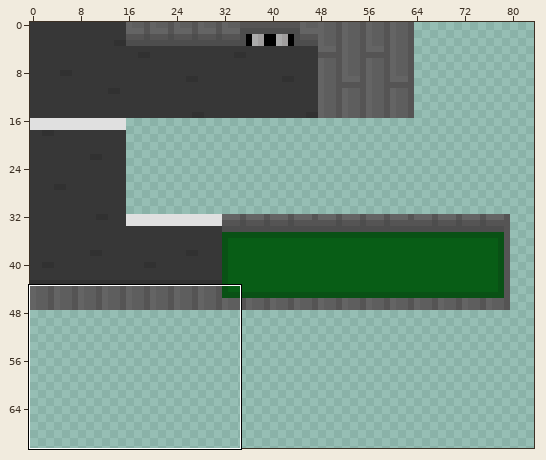
Two versions of one sprite sheet, Assets/tiels/roadTielset.png. Above, an overview of the earlier version with the close-up marked.
Close-up. Before the commit:
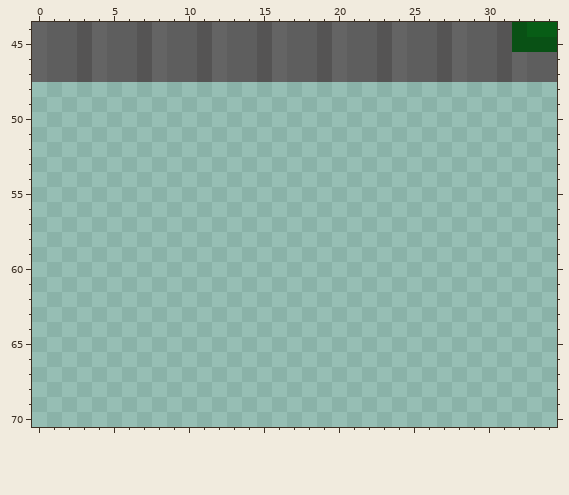
The file is 160x160 pixels. Colours within 5 levels of each other are drawn and written as one. Shown: x 0..34, y 44..70. The wide view leaves out empty margins.
Now the later version:
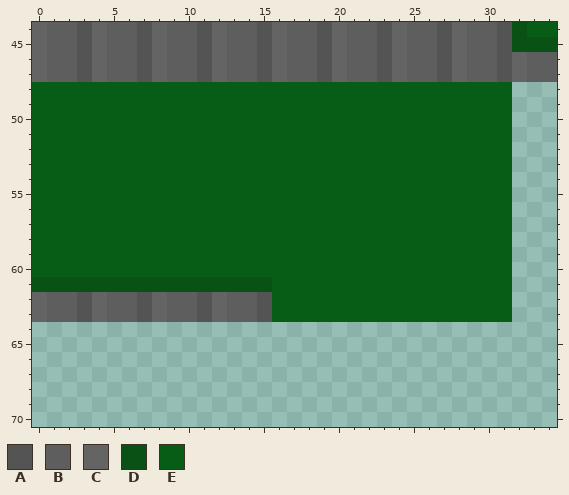
Palette (. is transparent): A #555454  B #5e5e5e  C #646464  D #095115  E #085d16
Edits made:
@@ x 0..34 @@
 47 CBBACBBACBBACBBACBBACBBACBBACBBACBB
-48 ...................................
-49 ...................................
-50 ...................................
-51 ...................................
-52 ...................................
-53 ...................................
-54 ...................................
-55 ...................................
-56 ...................................
-57 ...................................
-58 ...................................
-59 ...................................
-60 ...................................
-61 ...................................
-62 ...................................
-63 ...................................
+48 EEEEEEEEEEEEEEEEEEEEEEEEEEEEEEEE...
+49 EEEEEEEEEEEEEEEEEEEEEEEEEEEEEEEE...
+50 EEEEEEEEEEEEEEEEEEEEEEEEEEEEEEEE...
+51 EEEEEEEEEEEEEEEEEEEEEEEEEEEEEEEE...
+52 EEEEEEEEEEEEEEEEEEEEEEEEEEEEEEEE...
+53 EEEEEEEEEEEEEEEEEEEEEEEEEEEEEEEE...
+54 EEEEEEEEEEEEEEEEEEEEEEEEEEEEEEEE...
+55 EEEEEEEEEEEEEEEEEEEEEEEEEEEEEEEE...
+56 EEEEEEEEEEEEEEEEEEEEEEEEEEEEEEEE...
+57 EEEEEEEEEEEEEEEEEEEEEEEEEEEEEEEE...
+58 EEEEEEEEEEEEEEEEEEEEEEEEEEEEEEEE...
+59 EEEEEEEEEEEEEEEEEEEEEEEEEEEEEEEE...
+60 EEEEEEEEEEEEEEEEEEEEEEEEEEEEEEEE...
+61 DDDDDDDDDDDDDDDDEEEEEEEEEEEEEEEE...
+62 CBBACBBACBBACBBAEEEEEEEEEEEEEEEE...
+63 CBBACBBACBBACBBAEEEEEEEEEEEEEEEE...
 64 ...................................
